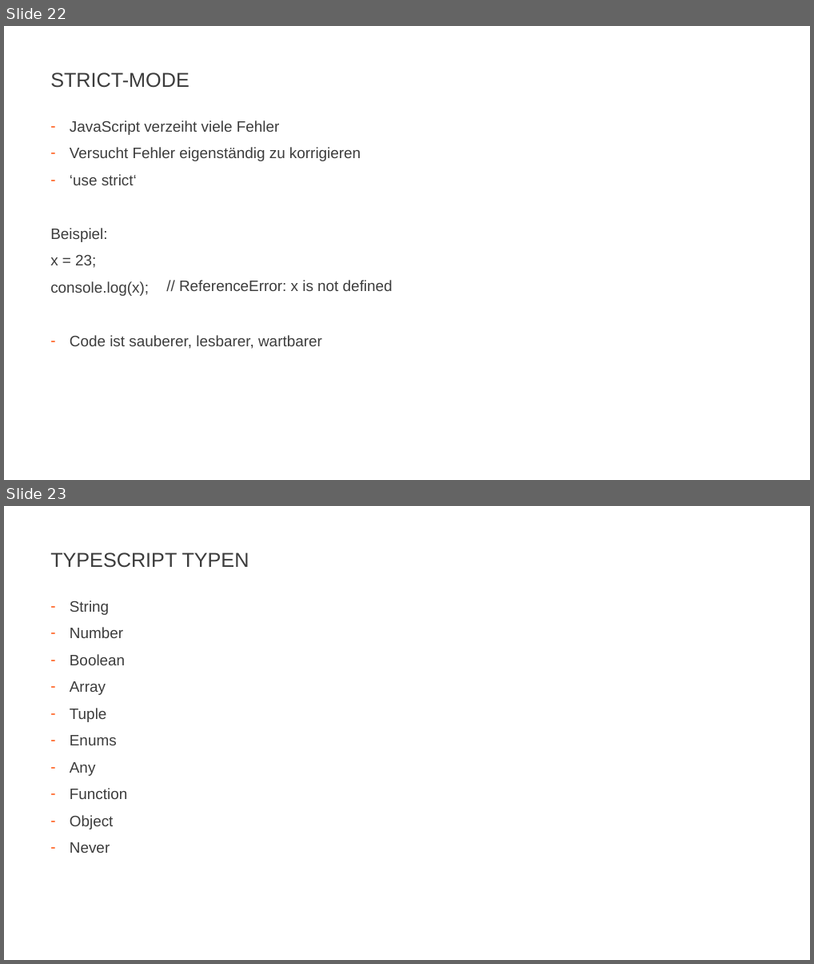
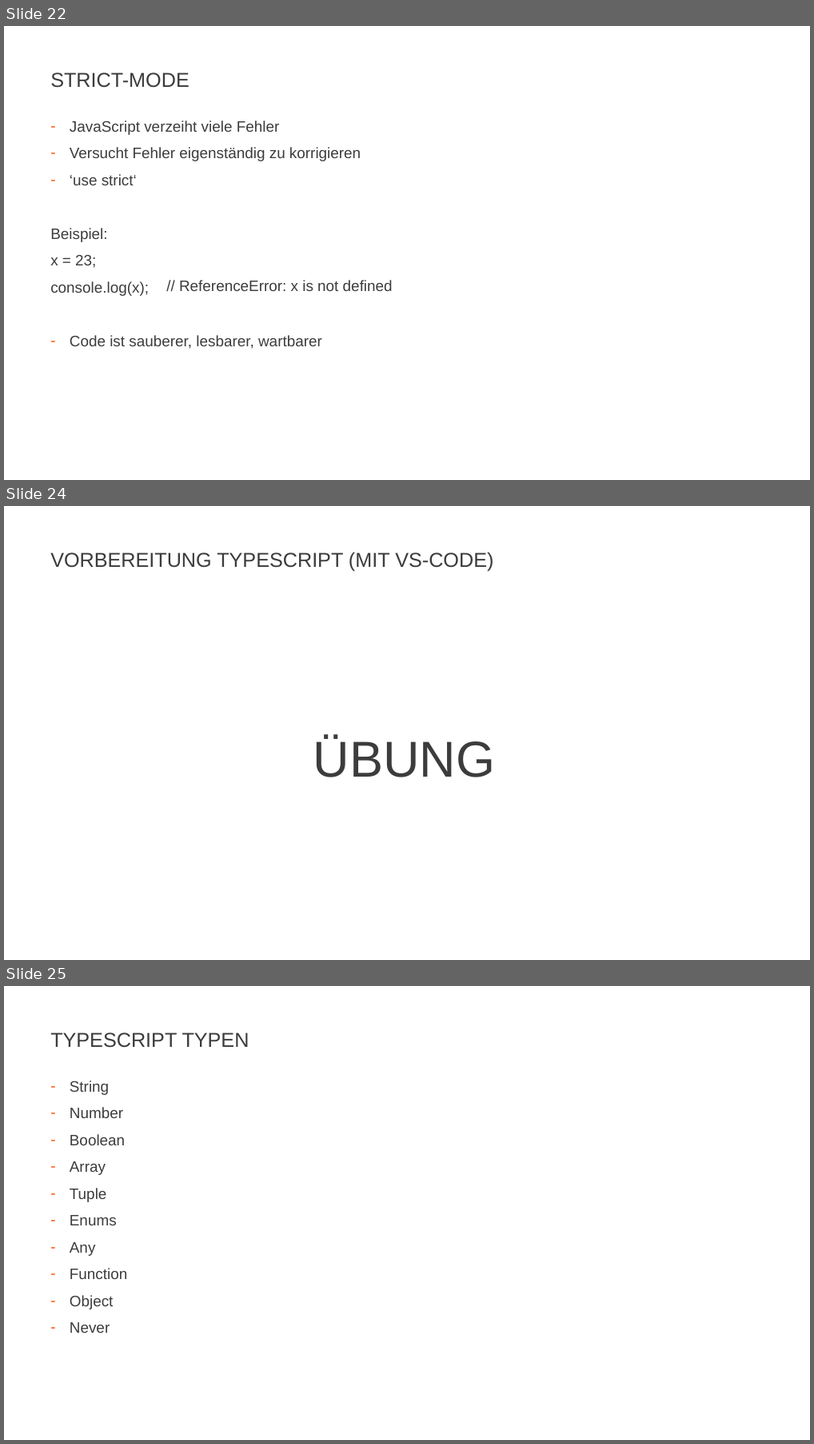
Before and after one commit to JohannesFeige/typescriptTrainingGrundlagen, a slide deck: TypeScriptBasics.pptx. Shown one above the other, each under a label of ours: slides 22 and 23 before the commit, slides 22, 24 and 25 after it; the slides between them are not shown. The pictures are 814x964 and 814x1444 pixels, drawn with LibreOffice and Linux fonts; fonts in the diff are those of the drawing; background and template pictures are left out. Boxes give left, top, right and bottom in pixels: in the first picture for what was removed or moved away, otherwise in the second. Text is boxed around its words. In the diff, an @@ line names an element or a change of style, - is before the commit and + after.

```diff
--- a/TypeScriptBasics.pptx
+++ b/TypeScriptBasics.pptx
@@ slide 24 added at [4,506,810,960], background #FFFFFF @@
@@ title added at [50,552,494,571], 24 pt, text #3C3C3C @@
+VORBEREITUNG TYPESCRIPT (MIT VS-CODE)
@@ text added at [314,737,495,777], 60 pt, text #3C3C3C @@
+ÜBUNG
@@ what was slide 23 is now slide 25 @@
```
Also in this commit, not shown: 8 slides changed, 4 other slides added, 7 other files.
